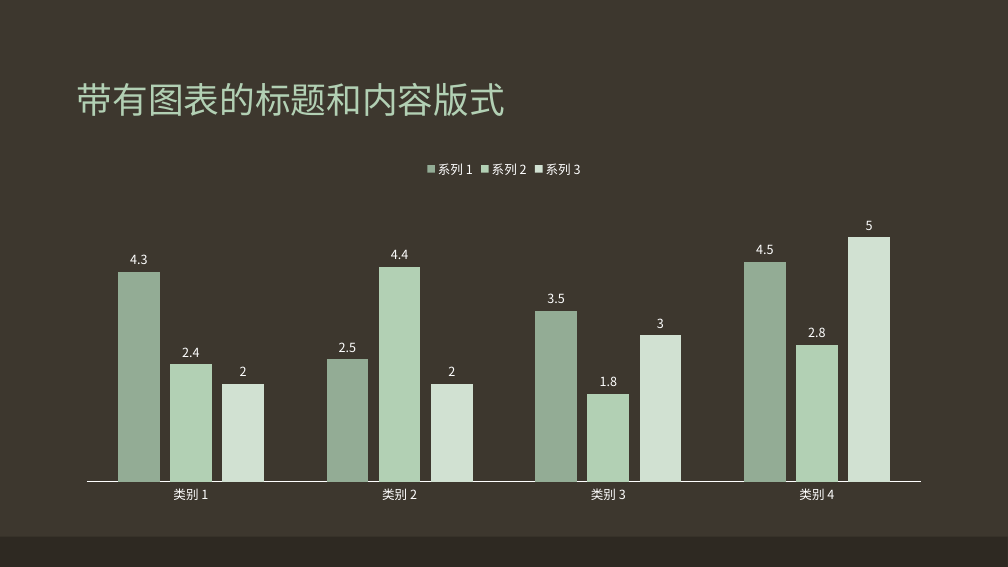
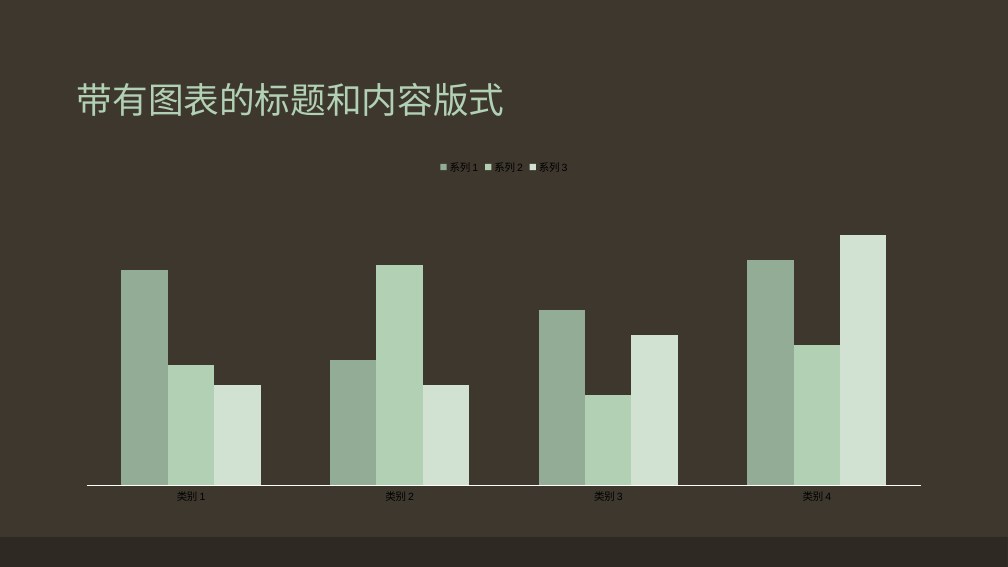
Before and after one commit to Seraphli/RLAIExercise, a slide deck: slide 11 of Chapter 9.pptx (slide 5 before the commit). Drawn at 1008x567 pixels with LibreOffice and Linux fonts; fonts in the diff are those of the drawing. Boxes give left, top, right and bottom in pixels: in the first picture for what was removed or moved away, otherwise in the second. Text is boxed around its words. In the diff, an @@ line names an element or a change of style, - is before the commit and + after.

Commit message:
update

```diff
--- a/Chapter 9.pptx
+++ b/Chapter 9.pptx
@@ column chart at (70, 151, 939, 511) @@
-系列 1: 4.3, 2.5, 3.5, 4.5
+系列 1: 86, 50, 70, 90
@@ colour of 系列 1 #94AC95 to #93AC95 @@
@@ data labels of 系列 1 removed @@
-系列 2: 2.4, 4.4, 1.8, 2.8
+系列 2: 48, 88, 36, 56
@@ data labels of 系列 2 removed @@
-系列 3: 2, 2, 3, 5
+系列 3: 40, 40, 60, 100
@@ colour of 系列 3 #D1E2D2 to #D1E1D2 @@
@@ data labels of 系列 3 removed @@
@@ legend changed @@
@@ category axis changed @@
@@ bar spacing changed @@
@@ lettering changed @@
```
Also in this commit, not shown: 6 other slides changed, 12 slides added, 6 slides removed.
